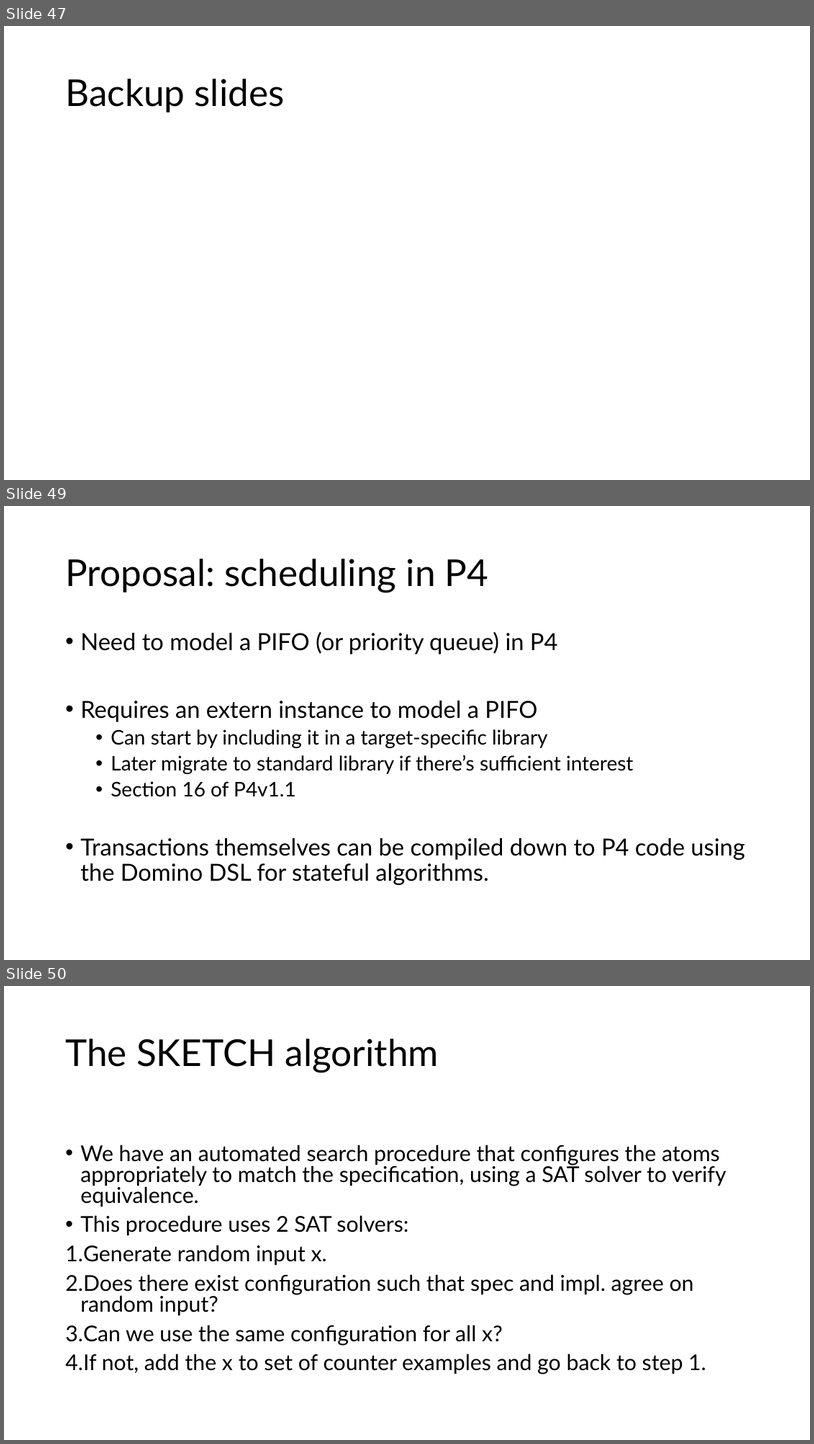
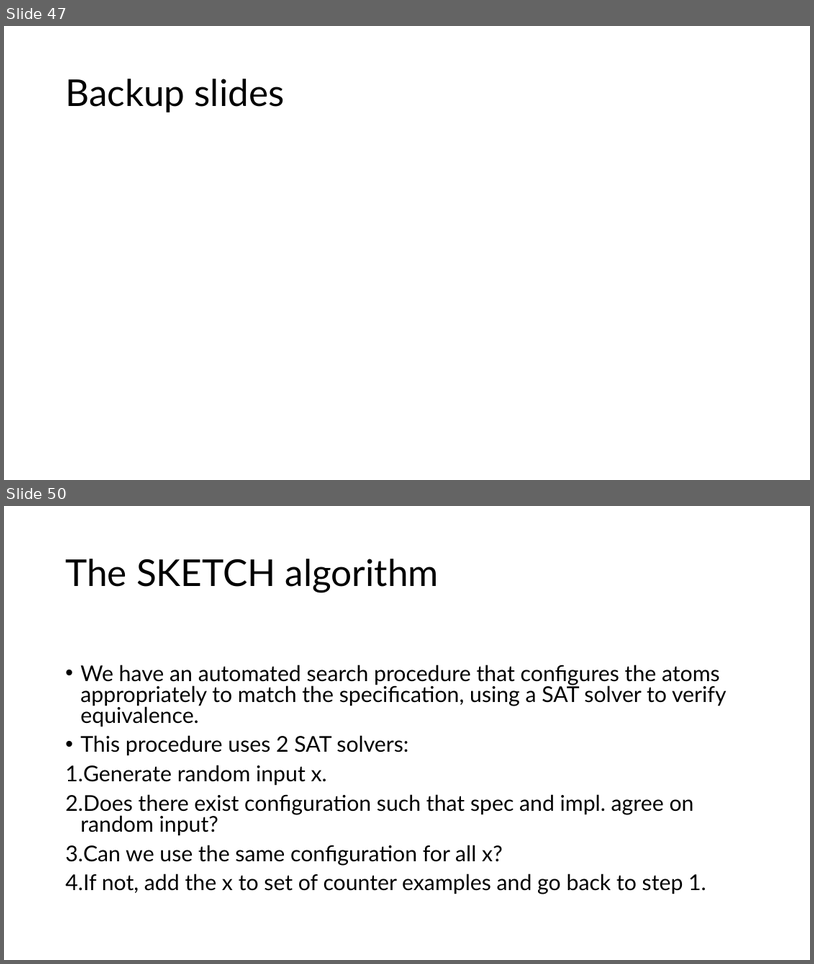
Before and after one commit to anirudhSK/pifo-domino-marple-ppts, a slide deck: combined_domino_pifo.pptx. Shown one above the other, each under a label of ours: slides 47, 49 and 50 before the commit, slides 47 and 50 after it; the slides between them are not shown. The pictures are 814x1444 and 814x964 pixels, drawn with LibreOffice and Linux fonts; fonts in the diff are those of the drawing. Boxes give left, top, right and bottom in pixels: in the first picture for what was removed or moved away, otherwise in the second. Text is boxed around its words. In the diff, an @@ line names an element or a change of style, - is before the commit and + after.

```diff
--- a/combined_domino_pifo.pptx
+++ b/combined_domino_pifo.pptx
@@ slide 49 removed at box(4, 506, 810, 960), background #FFFFFF @@
@@ title removed at box(65, 559, 489, 592) @@
-Proposal: scheduling in P4
@@ text removed at box(80, 632, 745, 885) @@
-• Need to model a PIFO (or priority queue) in P4
-• Requires an extern instance to model a PIFO
-  • Can start by including it in a target-specific library
-  • Later migrate to standard library if there’s sufficient interest
-  • Section 16 of P4v1.1
-• Transactions themselves can be compiled down to P4 code using the Domino DSL for stateful algorithms.
```
Also in this commit, not shown: 4 slides added, 13 other slides removed.
